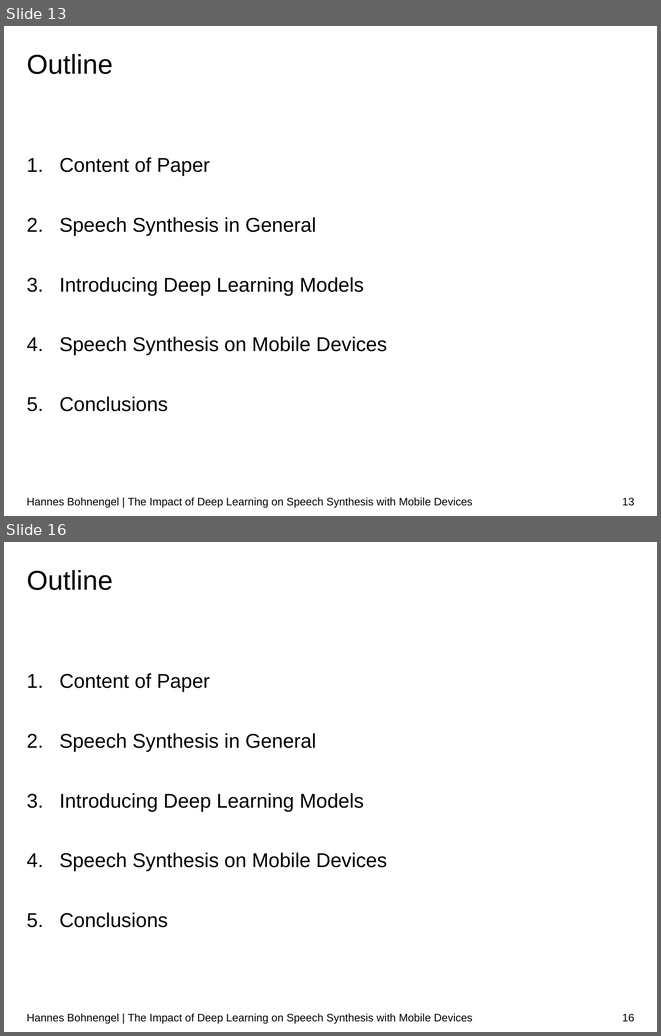
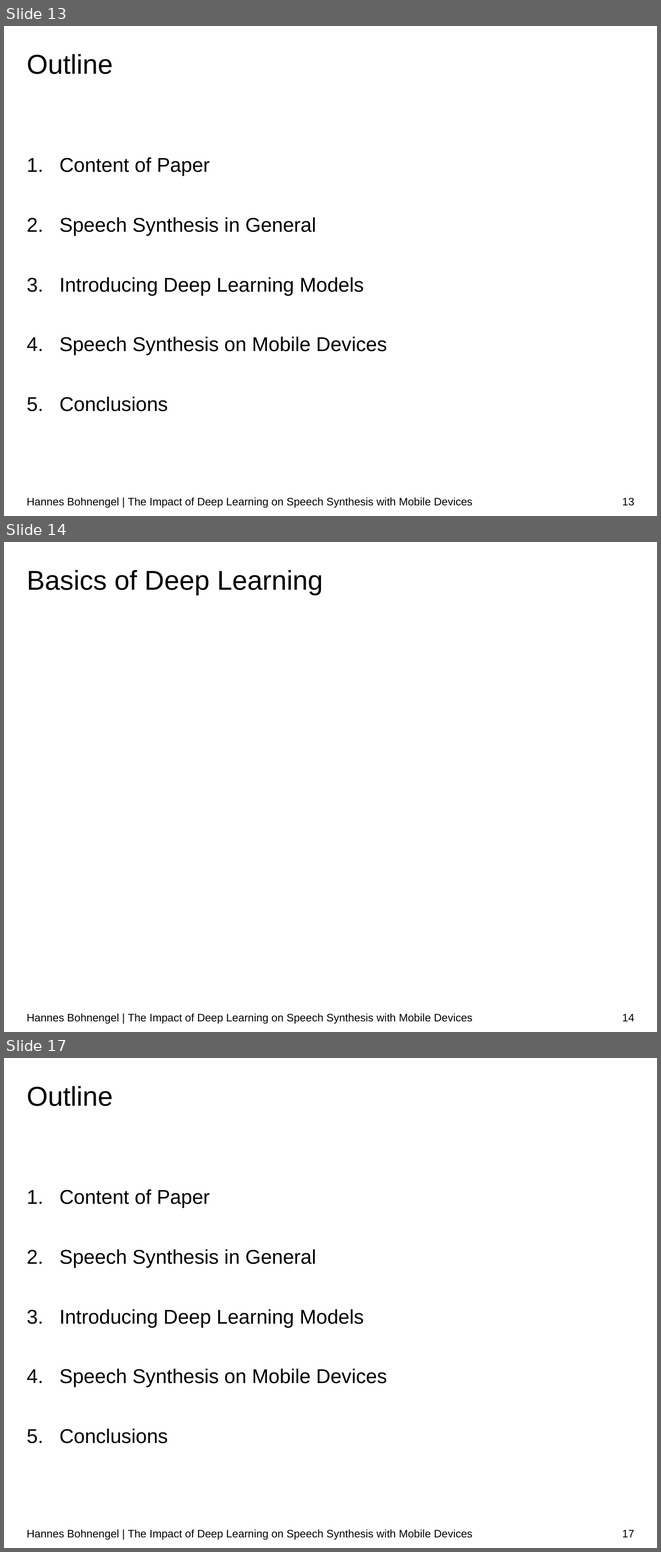
Before and after one commit to hannesb0/deeplearning, a slide deck: pres/Final_Presentation_V03.pptx. Shown one above the other, each under a label of ours: slides 13 and 16 before the commit, slides 13, 14 and 17 after it; the slides between them are not shown. The pictures are 661x1036 and 661x1552 pixels, drawn with LibreOffice and Linux fonts; fonts in the diff are those of the drawing; background and template pictures are left out. Boxes give left, top, right and bottom in pixels: in the first picture for what was removed or moved away, otherwise in the second. Text is boxed around its words. In the diff, an @@ line names an element or a change of style, - is before the commit and + after.

```diff
--- a/pres/Final_Presentation_V03.pptx
+++ b/pres/Final_Presentation_V03.pptx
@@ slide 14 added at <box>4,542,657,1032</box>, background #FFFFFF; not listed: 1 template element that a slide beside it also shows @@
@@ title added at <box>27,570,323,595</box>, 30 pt, text #000000 @@
+Basics of Deep Learning
@@ page number added at <box>622,1014,634,1021</box>, 12 pt, text #000000 @@
+14
@@ what was slide 16 is now slide 17 @@
@@ page number at <box>622,1530,634,1537</box>: text changed @@
-16
+17
```
Also in this commit, not shown: 4 slides changed.
